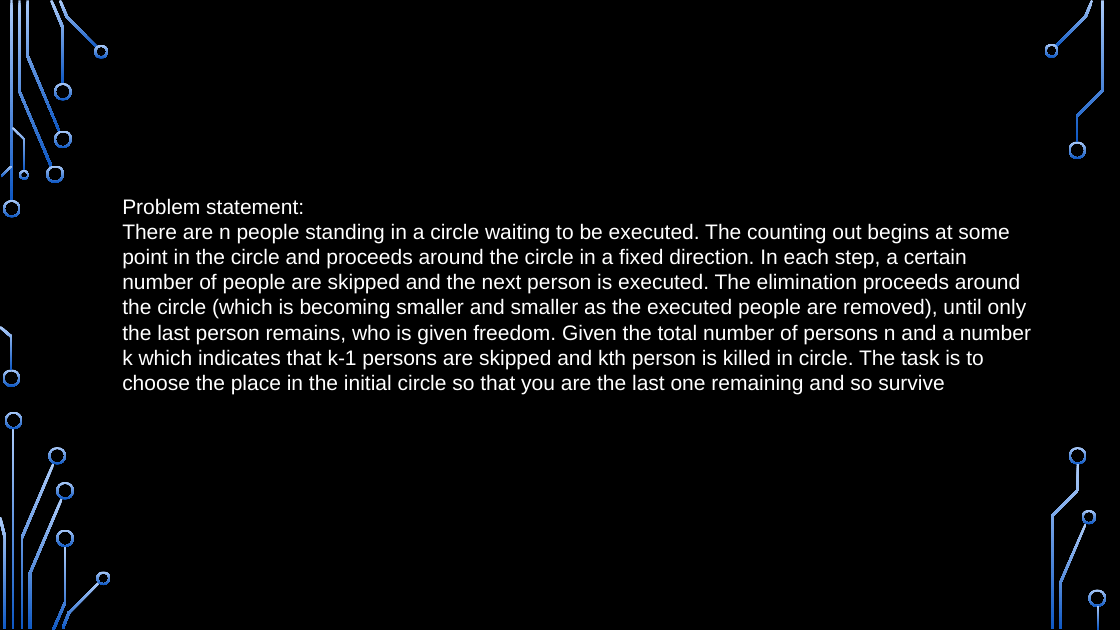
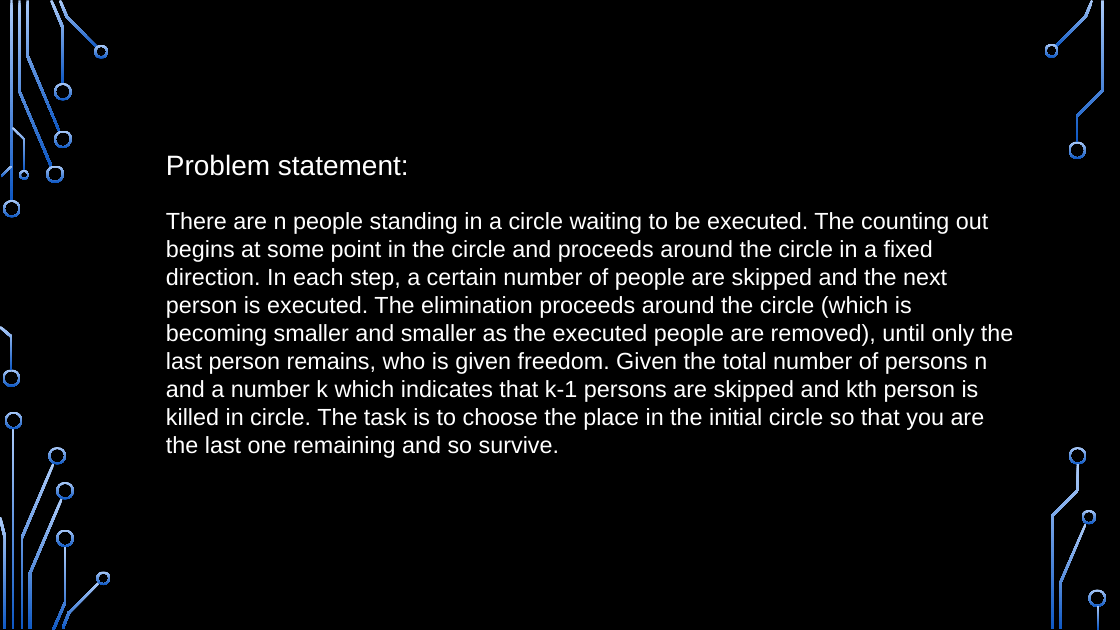
Before and after one commit to arcadesArena/college-sem3-dsaJosephusAssignment, a slide deck: slide 4 of presentaiton.pptx. Drawn at 1120x630 pixels with LibreOffice and Linux fonts; fonts in the diff are those of the drawing; background and template pictures are left out. Boxes give left, top, right and bottom in pixels: in the first picture for what was removed or moved away, otherwise in the second. Text is boxed around its words. In the diff, an @@ line names an element or a change of style, - is before the commit and + after.

Commit message:
ppt edit

```diff
--- a/presentaiton.pptx
+++ b/presentaiton.pptx
@@ text "Problem statement:": place and size @@
-text "Problem statement:" at bbox=[122, 198, 1031, 394]
+text "Problem statement:" at bbox=[166, 154, 1013, 458]
@@ text at bbox=[166, 154, 409, 176]: size 18 to 24 pt in "Problem statement:" @@
@@ text at bbox=[166, 212, 1013, 458]: text changed; size 18 to 20 pt @@
-There are n people standing in a circle waiting to be executed. The counting out begins at some point in the circle and proceeds around the circle in a fixed direction. In each step, a certain number of people are skipped and the next person is executed. The elimination proceeds around the circle (which is becoming smaller and smaller as the executed people are removed), until only the last person remains, who is given freedom. Given the total number of persons n and a number k which indicates that k-1 persons are skipped and kth person is killed in circle. The task is to choose the place in the initial circle so that you are the last one remaining and so survive
+There are n people standing in a circle waiting to be executed. The counting out begins at some point in the circle and proceeds around the circle in a fixed direction. In each step, a certain number of people are skipped and the next person is executed. The elimination proceeds around the circle (which is becoming smaller and smaller as the executed people are removed), until only the last person remains, who is given freedom. Given the total number of persons n and a number k which indicates that k-1 persons are skipped and kth person is killed in circle. The task is to choose the place in the initial circle so that you are the last one remaining and so survive.
```
Also in this commit, not shown: 6 other slides changed, 1 slide added, 1 slide removed.
